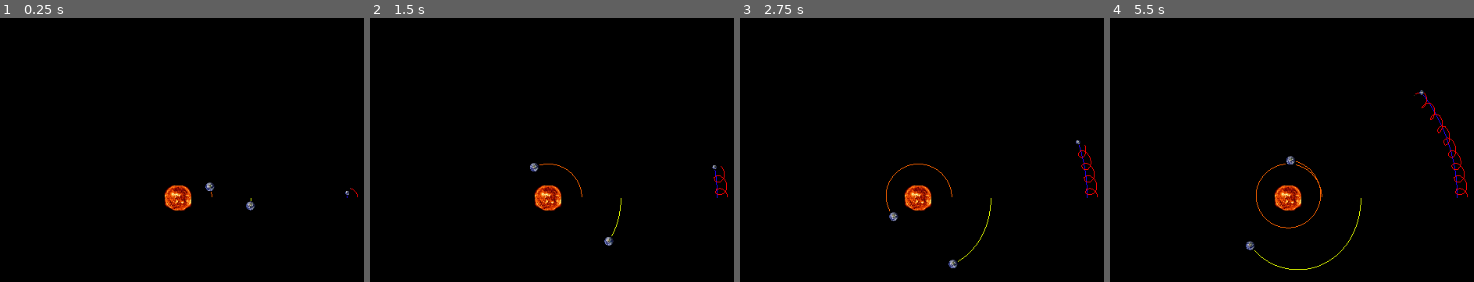
Above: before the commit, frames 1-4 (left to right).
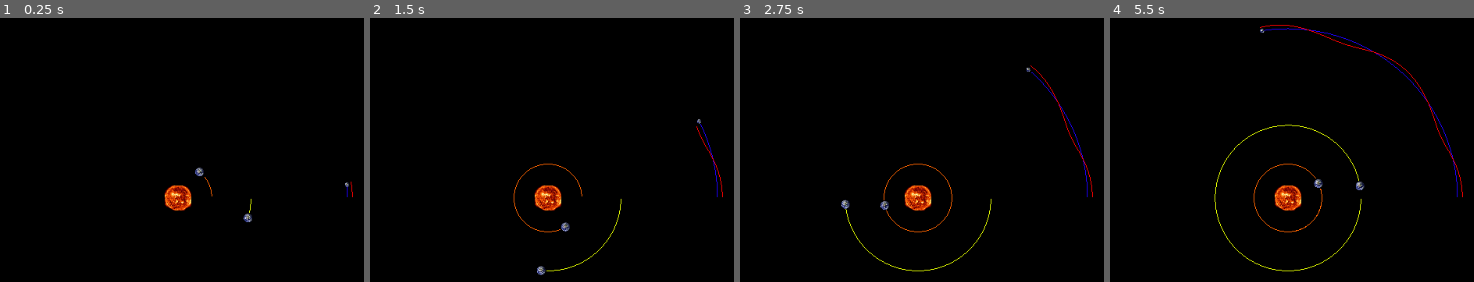
Above: after the commit, the same moments.

Repository: jarkonik/gravity
Game: Godot game, scene res://Main.tscn
Two runs of this game, one before a commit and one after it. Both use one fixed random seed, a clock stepped at 60 frames per second and the inputs below.
Inputs:
- Up to frame 1 (0.25 s): no input
- Up to frame 2 (1.5 s): no input
- Up to frame 3 (2.75 s): no input
- Up to frame 4 (5.5 s): no input

The runs differ from the first frame. In frame 1, 0.4% of the frame differs, in the area x 53-99%, y 56-78%; in frame 2, 1.0%; in frame 3, 1.5%; in frame 4, 2.7%, in the area x 28-99%, y 2-97%.

Commit message:
Large imp

Diff:
--- a/Main.tscn
+++ b/Main.tscn
@@ -42,14 +42,15 @@
 position = Vector2( 0, 0 )
 scale = Vector2( 0.05, 0.05 )
 texture = ExtResource( 3 )
-mass = 160000
+mass = 27071155
 is_static = true
 
 [node name="Mercury" parent="Planets" index="1" instance=ExtResource( 2 )]
 
 position = Vector2( 130, 0 )
 scale = Vector2( 0.02, 0.02 )
-mass = 50
+velocity = Vector2( 0, -175.412 )
+mass = 5
 path_color = Color( 1, 0.398438, 0, 1 )
 gravity_parent = NodePath("../Sun")
 
@@ -57,24 +58,24 @@
 
 position = Vector2( 280, 0 )
 scale = Vector2( 0.02, 0.02 )
-mass = 50
+velocity = Vector2( 0, 119.523 )
+mass = 67
 path_color = Color( 0.898438, 1, 0, 1 )
 clockwise_rotation = true
 gravity_parent = NodePath("../Sun")
 
 [node name="Earth" parent="Planets" index="3" instance=ExtResource( 2 )]
 
-position = Vector2( 650, 0 )
+position = Vector2( 651, 0 )
 scale = Vector2( 0.01, 0.01 )
-velocity = Vector2( 0, -1619.58 )
+velocity = Vector2( 0, -78.4465 )
 mass = 50000
 path_color = Color( 0.125, 0, 1, 1 )
 gravity_parent = NodePath("../Sun")
 
 [node name="Moon" parent="Planets" index="4" instance=ExtResource( 2 )]
 
-position = Vector2( 690, 0 )
+position = Vector2( 670, 0 )
 scale = Vector2( 0.001, 0.001 )
-velocity = Vector2( 0, -130.703 )
-mass = 500
+velocity = Vector2( 0, -176.777 )
 gravity_parent = NodePath("../Earth")
--- a/Planet.gd
+++ b/Planet.gd
@@ -17,7 +17,7 @@
 
 export(NodePath) var gravity_parent = null
 
-const GRAV_CONST = 25
+const GRAV_CONST = 1
 
 var path = []
 const PATH_COLOR = PoolColorArray([Color(1.0, 0.0, 0.0)])
@@ -33,7 +33,7 @@
 	if !clockwise_rotation:
 		vel = -vel
 
-	return Vector2(0, vel)
+	return Vector2(0, vel) + parent.orbit_velocity()
 
 func _ready():
 	if !custom_velocity:
@@ -68,10 +68,9 @@
 	var new_acceleration = force() / mass;
 	velocity += delta * (acceleration + new_acceleration) / 2;
 
-
 	if path.size() > 500:
 		path.pop_front()
-	if path.size() == 0 || (path[path.size() - 1] - position).length() > 10:
+	if path.size() == 0 || (path[path.size() - 1] - position).length() > 5:
 		path.append(position)
 
 #func _process(delta):
